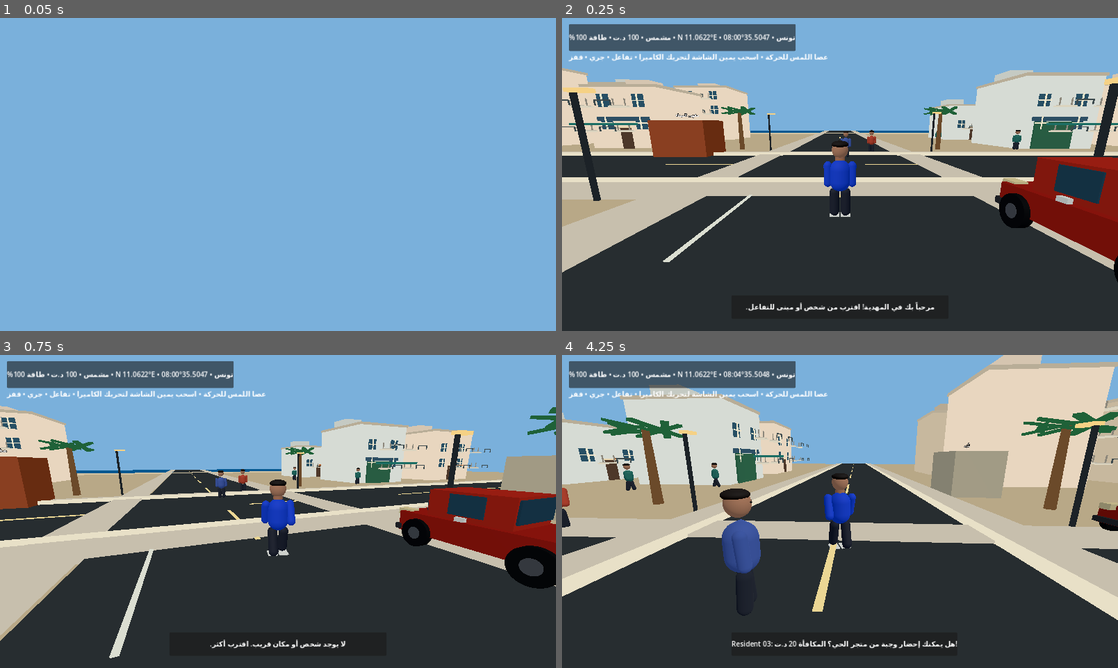
Above: before the commit, frames 1-4 (two rows, left to right).
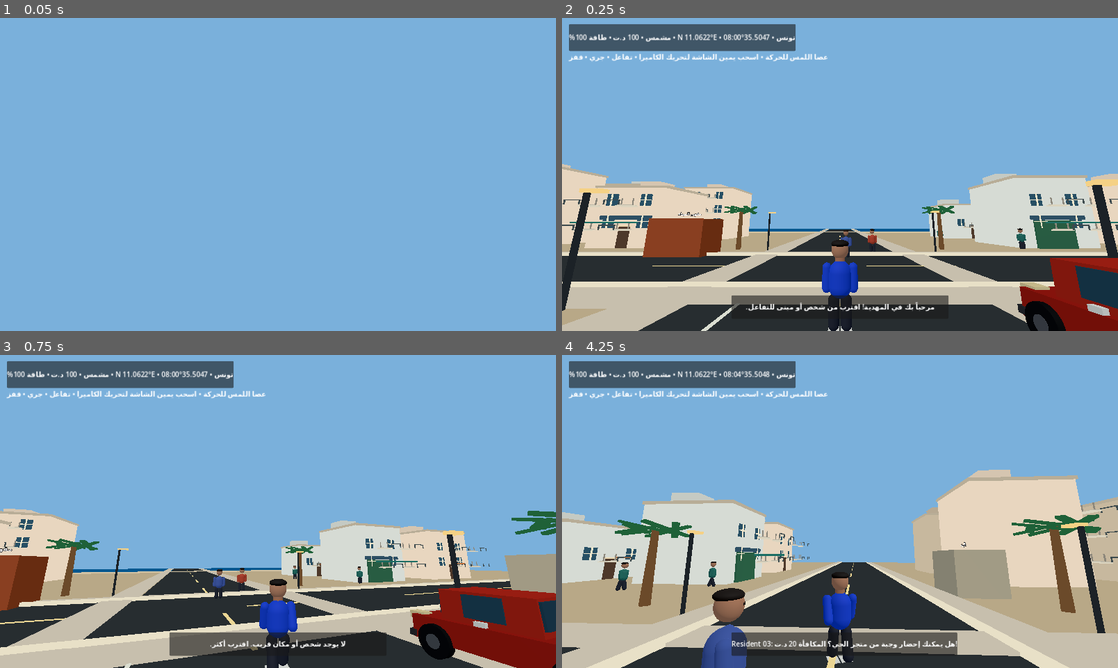
Above: after the commit, the same moments.

Repository: stevennpllk-crypto/REAL-LIFE-MAHDIA
Game: Godot game, scene res://scenes/Main.tscn
The game is run twice, just before and just after one commit, with the same random seed, the same clock (stepped at 60 frames per second) and the same inputs.
Inputs (mouse positions are in pixels of both pictures, inside the frame that each line leads up to):
- Up to frame 1 (0.05 s): no input
- Up to frame 2 (0.25 s): no input
- Up to frame 3 (0.75 s): tap Enter at 0.5 s; move the mouse to (305, 511) at 0.52 s; hold W (move_forward) from 0.53 s (still down); tap E (interact) at 0.6 s
- Up to frame 4 (4.25 s): keep holding W (move_forward); tap Space (jump) at 0.77, 1.52, 3.02, 3.77 s; move the mouse to (812, 511) at 1.27 s; tap Shift (run) at 1.35, 2.85 s; move the mouse to (851, 505) at 2.02 s; tap E (interact) at 2.1, 3.6 s; move the mouse to (834, 517) at 2.77 s; move the mouse to (878, 514) at 3.52 s

Frame 1 is identical in both runs. In frame 2, 61% of the frame differs, in the area x 0-100%, y 16-100%; in frame 3, 59%; in frame 4, 71%, in the area x 0-100%, y 0-100%.

Commit message:
Fix third-person camera pitch to show the town

Diff:
--- a/scripts/player.gd
+++ b/scripts/player.gd
@@ -44,7 +44,7 @@
 	add_child(camera_pivot)
 	camera = Camera3D.new()
 	camera.position = Vector3(0, 1.0, 5.8)
-	camera.rotation_degrees.x = -12.0
+	camera.rotation_degrees.x = 12.0
 	camera.current = true
 	camera.fov = 68.0
 	camera.near = 0.08
